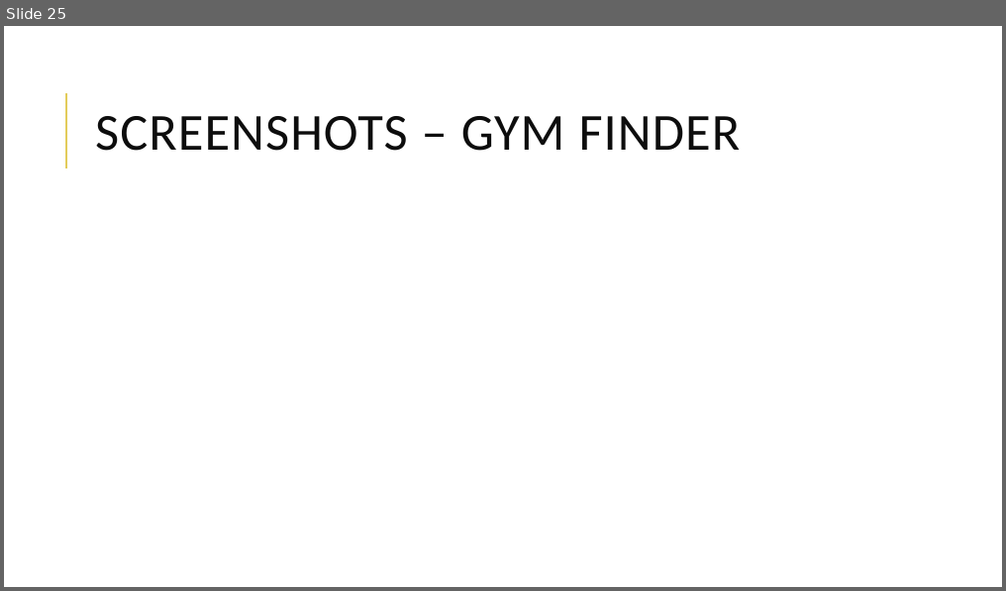
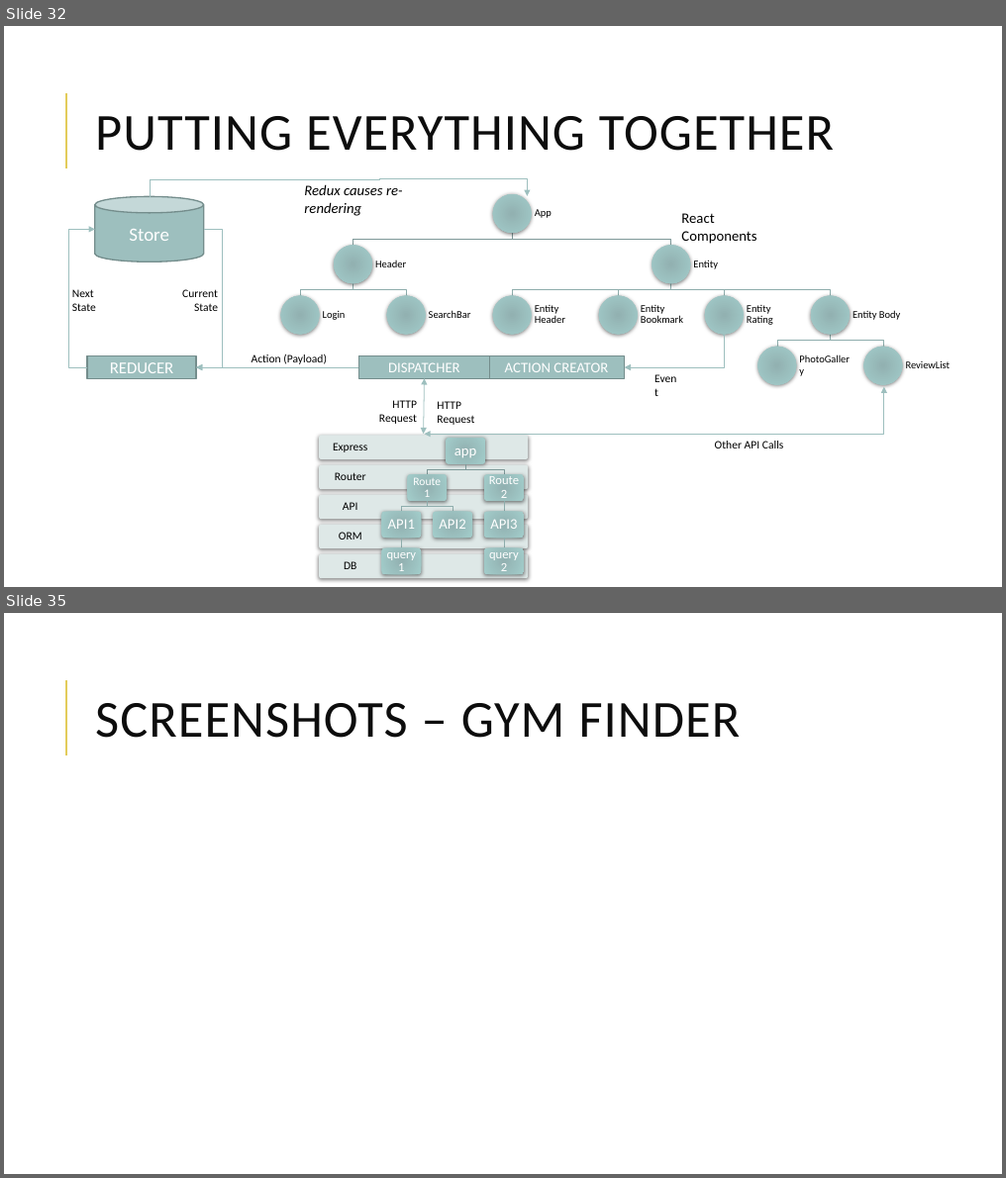
Before and after one commit to bogas04/MVP-Generator, a slide deck: docs/Final/Presentation.pptx. Shown one above the other, each under a label of ours: slide 25 before the commit, slides 32 and 35 after it; the slides between them are not shown. The pictures are 1006x591 and 1006x1178 pixels, drawn with LibreOffice and Linux fonts; fonts in the diff are those of the drawing. Boxes give left, top, right and bottom in pixels: in the first picture for what was removed or moved away, otherwise in the second. Text is boxed around its words. In the diff, an @@ line names an element or a change of style, - is before the commit and + after.

```diff
--- a/docs/Final/Presentation.pptx
+++ b/docs/Final/Presentation.pptx
@@ slide 32 added at box(4, 26, 1002, 587), background #FFFFFF; not listed: 1 template element that a slide beside it also shows @@
@@ title added at box(95, 116, 834, 151), 50 pt, text #0D0D0D @@
+PUTTING EVERYTHING TOGETHER
@@ cylinder added at box(94, 196, 203, 262), fill #9DBFBE, outline #748D8D 1.25 pt, 18 pt, text #FFFFFF @@
+Store
@@ elbow arrow added from (150, 197) to (528, 196), #9DBFBE 0.75 pt @@
@@ text added at box(304, 184, 403, 216), 14 pt, text #000000, italic @@
+Redux causes re-rendering
@@ elbow arrow added from (87, 368) to (94, 230), #9DBFBE 0.75 pt @@
@@ elbow arrow added from (204, 230) to (196, 368), #9DBFBE 0.75 pt @@
@@ text added at box(681, 213, 756, 244), 14 pt, text #000000 @@
+React Components
@@ text added at box(72, 289, 96, 311), 11 pt, text #000000 @@
+Next State
@@ text added at box(182, 289, 218, 311), 11 pt, text #000000 @@
+Current State
@@ elbow arrow added from (724, 336) to (625, 368), #9DBFBE 0.75 pt @@
@@ rectangle added at box(87, 357, 196, 379), fill #9DBFBE, outline #748D8D 1.25 pt, 16 pt, text #FFFFFF @@
+REDUCER
@@ arrow added from (358, 368) to (196, 368), #9DBFBE 0.75 pt @@
@@ text added at box(252, 354, 327, 365), 11 pt, text #000000 @@
+Action (Payload)
@@ rectangle added at box(358, 357, 490, 379), fill #9DBFBE, outline #748D8D 1.25 pt, 14 pt, text #FFFFFF @@
+DISPATCHER
@@ double arrow added from (424, 378) to (423, 434), #9DBFBE 0.75 pt @@
@@ rectangle added at box(488, 357, 624, 379), fill #9DBFBE, outline #748D8D 1.25 pt, 14 pt, text #FFFFFF @@
+ACTION CREATOR
@@ text added at box(648, 368, 687, 389), 11 pt, text #000000 @@
+Event
@@ group added at box(281, 194, 950, 385): 11 ellipses, 11 texts, 10 freeform shapes @@
+App
+Header
+Login
+SearchBar
+Entity
+Entity Header
+Entity Bookmark
+Entity Rating
+Entity Body
+PhotoGallery
+ReviewList
@@ text added at box(379, 400, 417, 424), 11 pt, text #000000 @@
+HTTP Request
@@ elbow double arrow added from (884, 386) to (424, 434), #9DBFBE 0.75 pt @@
@@ text added at box(437, 401, 474, 425), 11 pt, text #000000 @@
+HTTP Request
@@ text added at box(715, 441, 784, 449), 11 pt, text #000000 @@
+Other API Calls
@@ group added at box(319, 436, 528, 579): 13 rounded rectangles, 13 texts, 7 freeform shapes @@
+DB
+ORM
+API
+Router
+Express
+app
+Route1
+API1
+query1
+API2
+Route2
+API3
+query2
@@ what was slide 25 is now slide 35 @@
```
Also in this commit, not shown: 12 slides changed, 19 other slides added, 11 slides removed.
